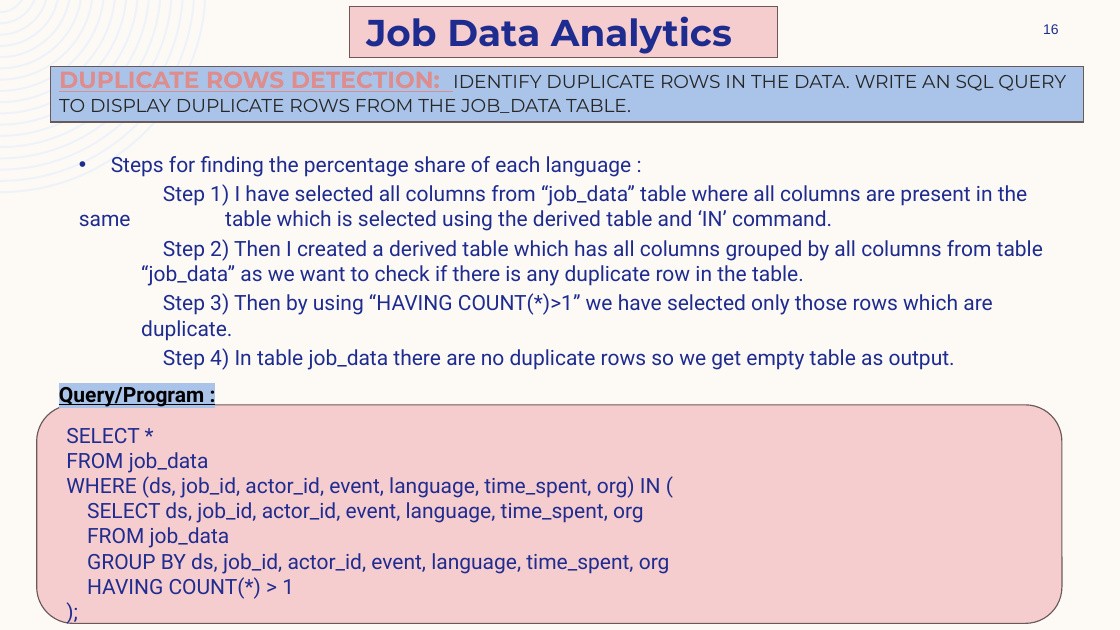
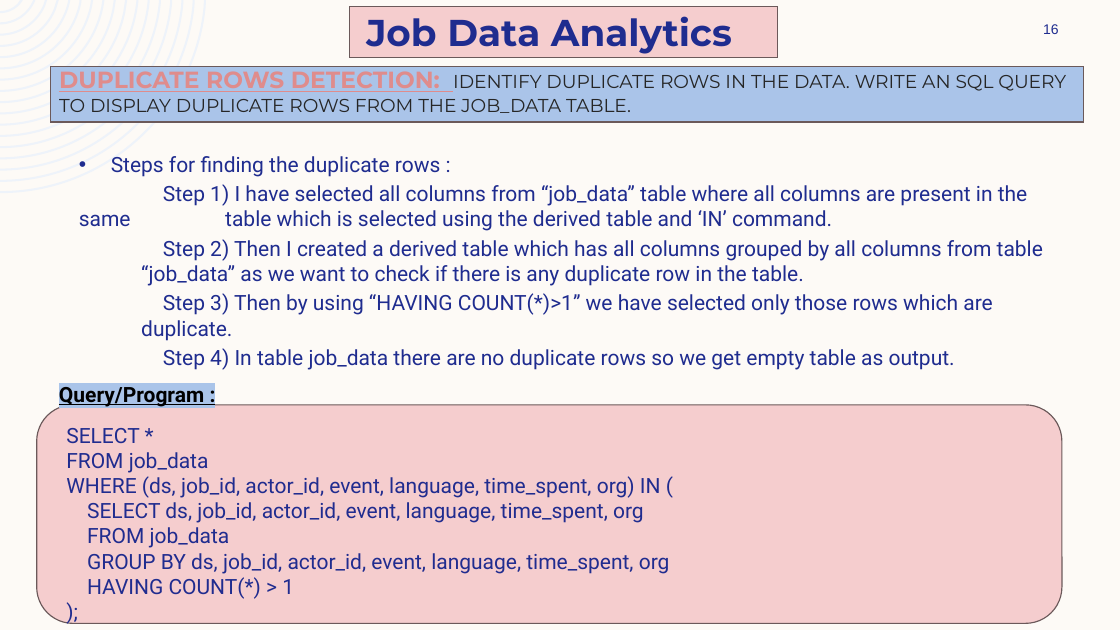
Before and after one commit to ShindeYash/Operation_and_Metric_Analytics, a slide deck: slide 16 of Report - Operation_and_Metric_Analytics.pptx. Drawn at 1120x630 pixels with LibreOffice and Linux fonts; fonts in the diff are those of the drawing. Boxes give left, top, right and bottom in pixels: in the first picture for what was removed or moved away, otherwise in the second. Text is boxed around its words. In the diff, an @@ line names an element or a change of style, - is before the commit and + after.

```diff
--- a/Report - Operation_and_Metric_Analytics.pptx
+++ b/Report - Operation_and_Metric_Analytics.pptx
@@ text at bbox=[111, 156, 441, 177]: text changed @@
-• Steps for finding the percentage share of each language :
+• Steps for finding the duplicate rows :
```
Also in this commit, not shown: 2 other slides changed, 2 other files.
